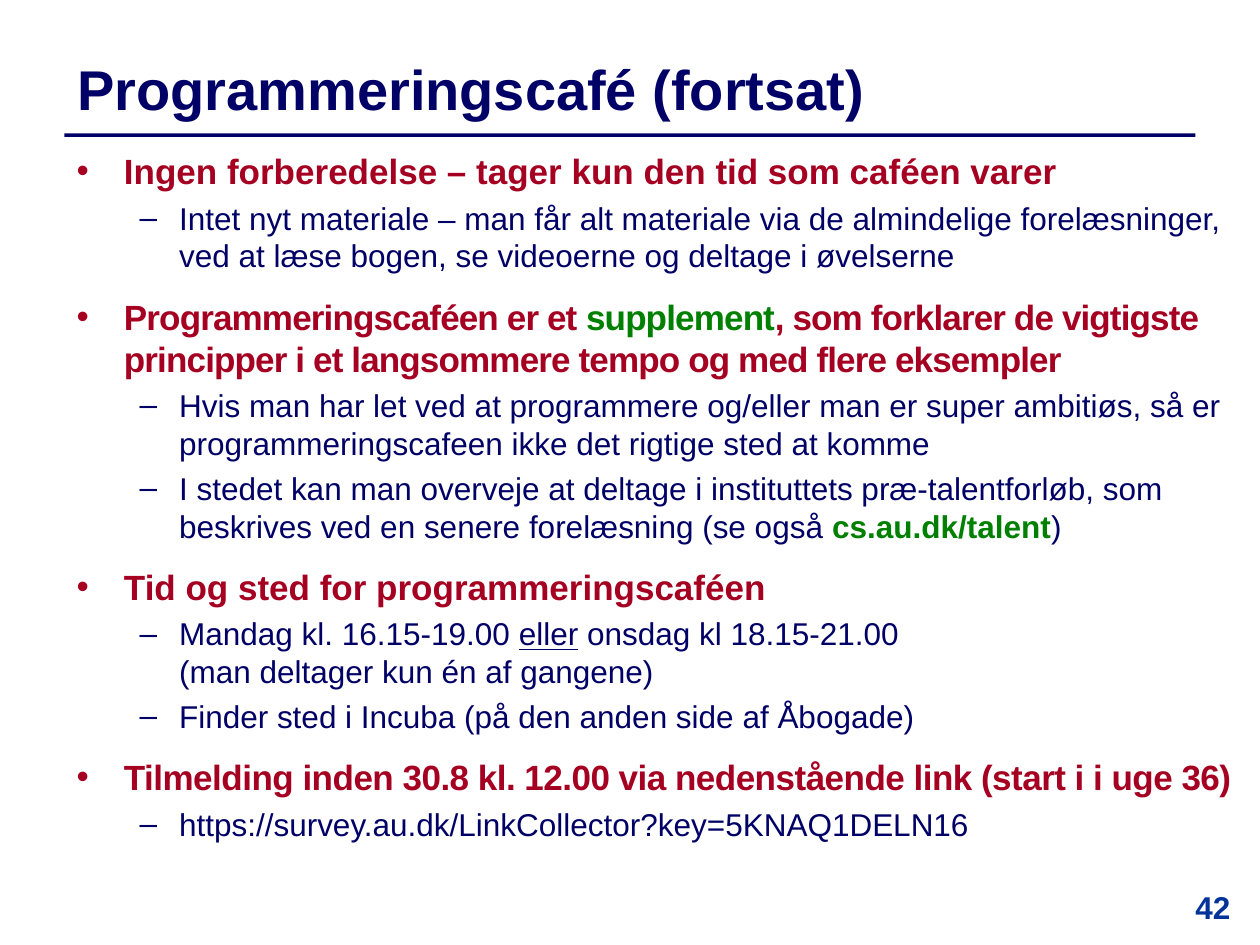
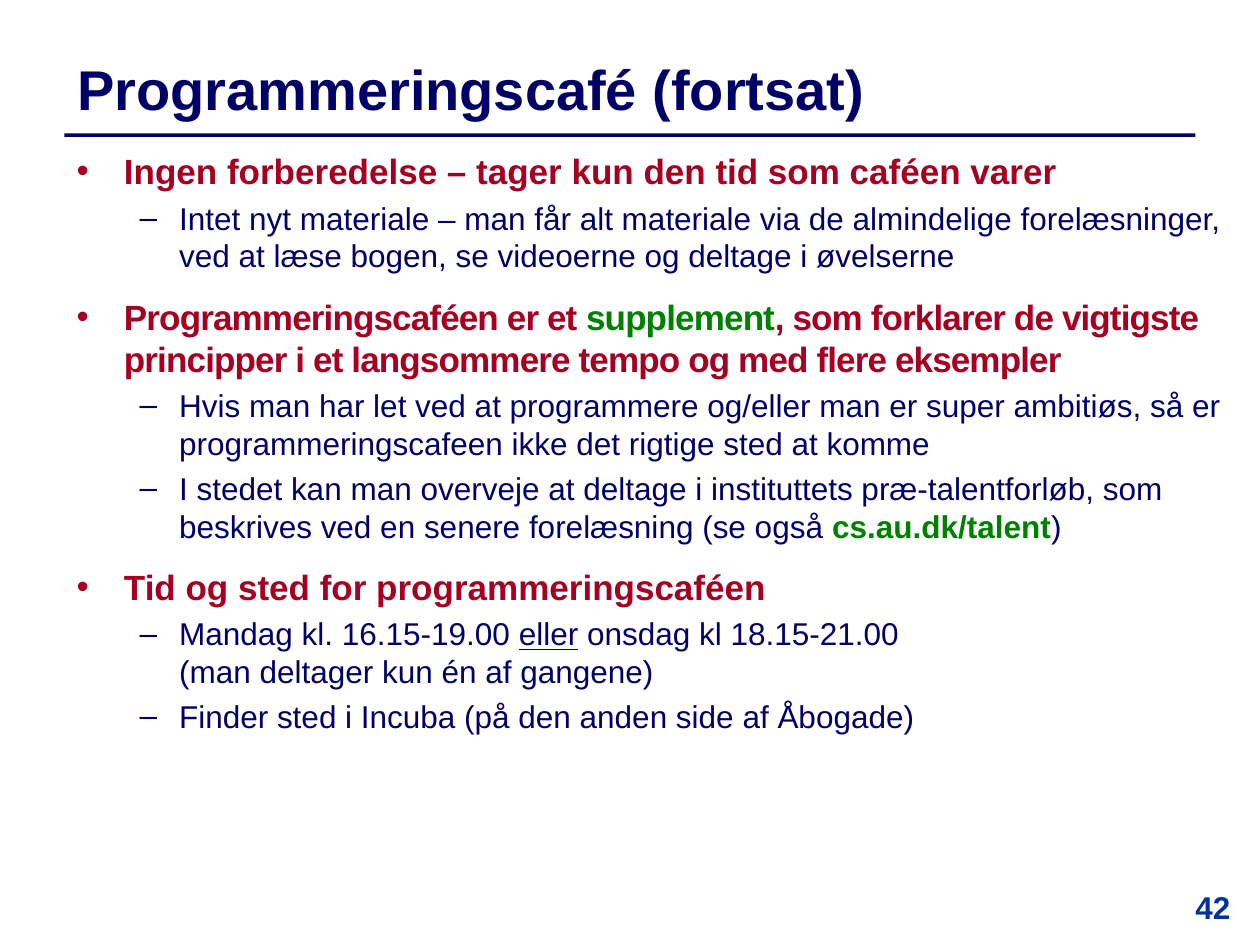
Before and after one commit to IntProgAU/Materiale, a slide deck: slide 42 of web/e23/uge_1a/Slides-Uge1-Mandag.pptx. Drawn at 1260x945 pixels with LibreOffice and Linux fonts; fonts in the diff are those of the drawing. Boxes give left, top, right and bottom in pixels: in the first picture for what was removed or moved away, otherwise in the second. Text is boxed around its words. In the diff, an @@ line names an element or a change of style, - is before the commit and + after.

```diff
--- a/web/e23/uge_1a/Slides-Uge1-Mandag.pptx
+++ b/web/e23/uge_1a/Slides-Uge1-Mandag.pptx
@@ text at box(124, 762, 1232, 842): paragraphs removed @@
-  • Tilmelding inden 30.8 kl. 12.00 via nedenstående link (start i i uge 36)
-  – https://survey.au.dk/LinkCollector?key=5KNAQ1DELN16
```
Also in this commit, not shown: 5 other slides changed, 1 other file.
